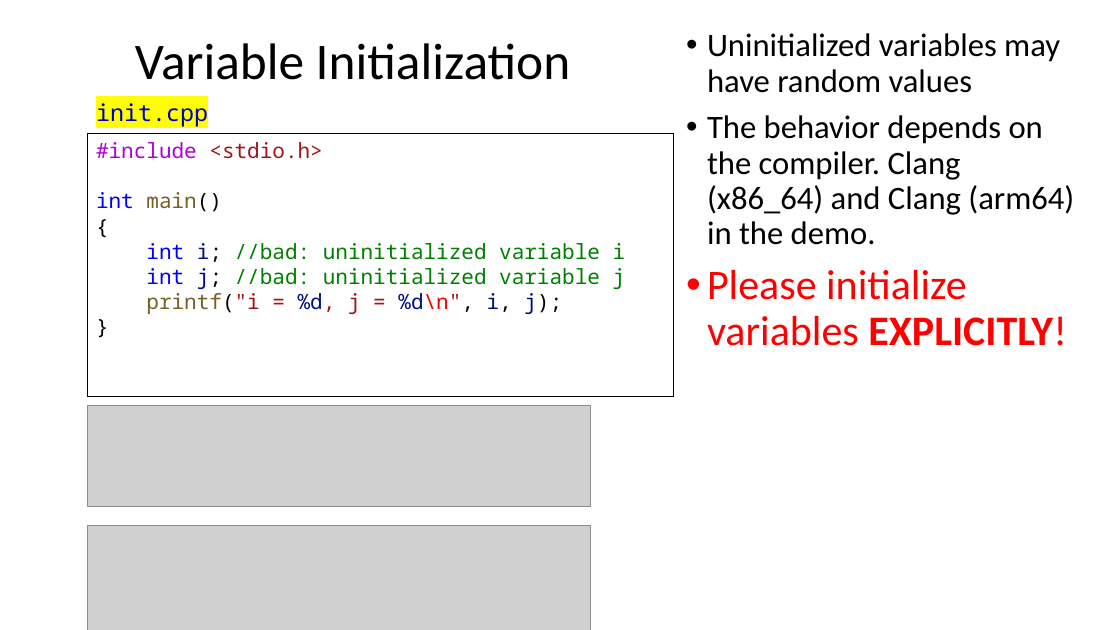
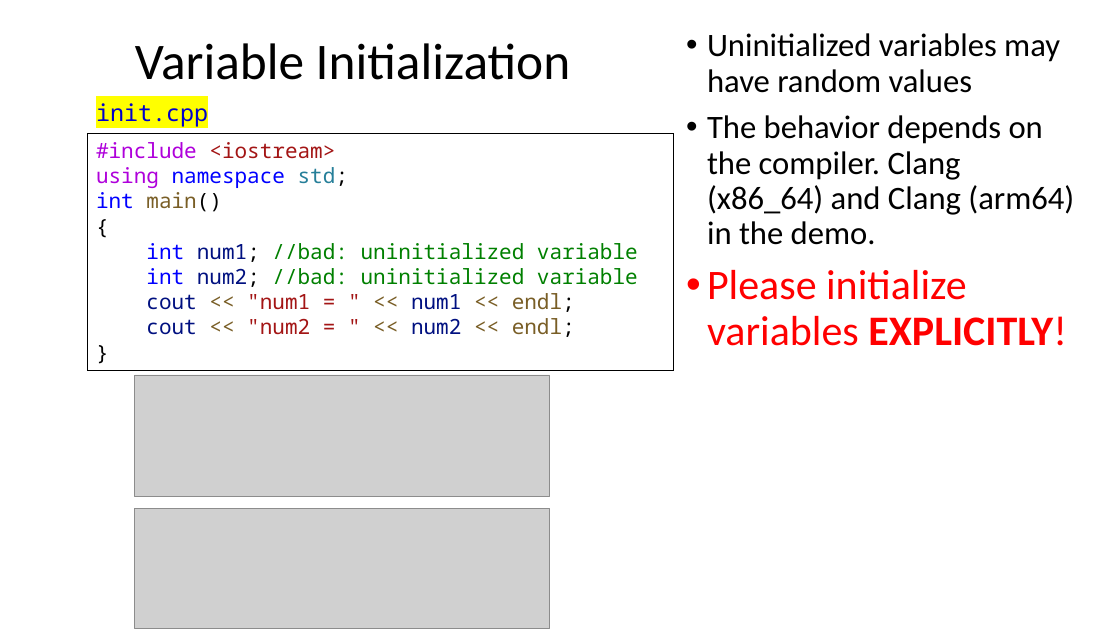
Before and after one commit to dayekuaipao/CPPLearning, a slide deck: slide 4 of week02/Lecture02.pptx. Drawn at 1120x630 pixels with LibreOffice and Linux fonts; fonts in the diff are those of the drawing; grey boxes stand for pictures; background and template pictures are left out. Boxes give left, top, right and bottom in pixels: in the first picture for what was removed or moved away, otherwise in the second. Text is boxed around its words. In the diff, an @@ line names an element or a change of style, - is before the commit and + after.

```diff
--- a/week02/Lecture02.pptx
+++ b/week02/Lecture02.pptx
@@ rectangle "#include <iostream>": place and size @@
-rectangle "#include <iostream>" at [87,134,673,397]
+rectangle "#include <iostream>" at [87,134,673,371]
@@ text in rectangle at [96,142,348,188]: text changed; text colour #A31515 to #AF00DB @@
-#include <stdio.h>
+#include <iostream>
+using namespace std;
@@ text in rectangle at [146,243,638,337]: text changed @@
-int i; //bad: uninitialized variable i
-int j; //bad: uninitialized variable j
-printf("i = %d, j = %d\n", i, j);
+int num1; //bad: uninitialized variable
+int num2; //bad: uninitialized variable
+cout << "num1 = " << num1 << endl;
+cout << "num2 = " << num2 << endl;
@@ picture: place and size @@
-picture at [87,405,591,507]
+picture at [135,375,550,497]
@@ picture: place and size @@
-picture at [87,525,591,630]
+picture at [135,508,550,628]
```
Also in this commit, not shown: 14 other slides changed, 2 slides added, 2 other files.
